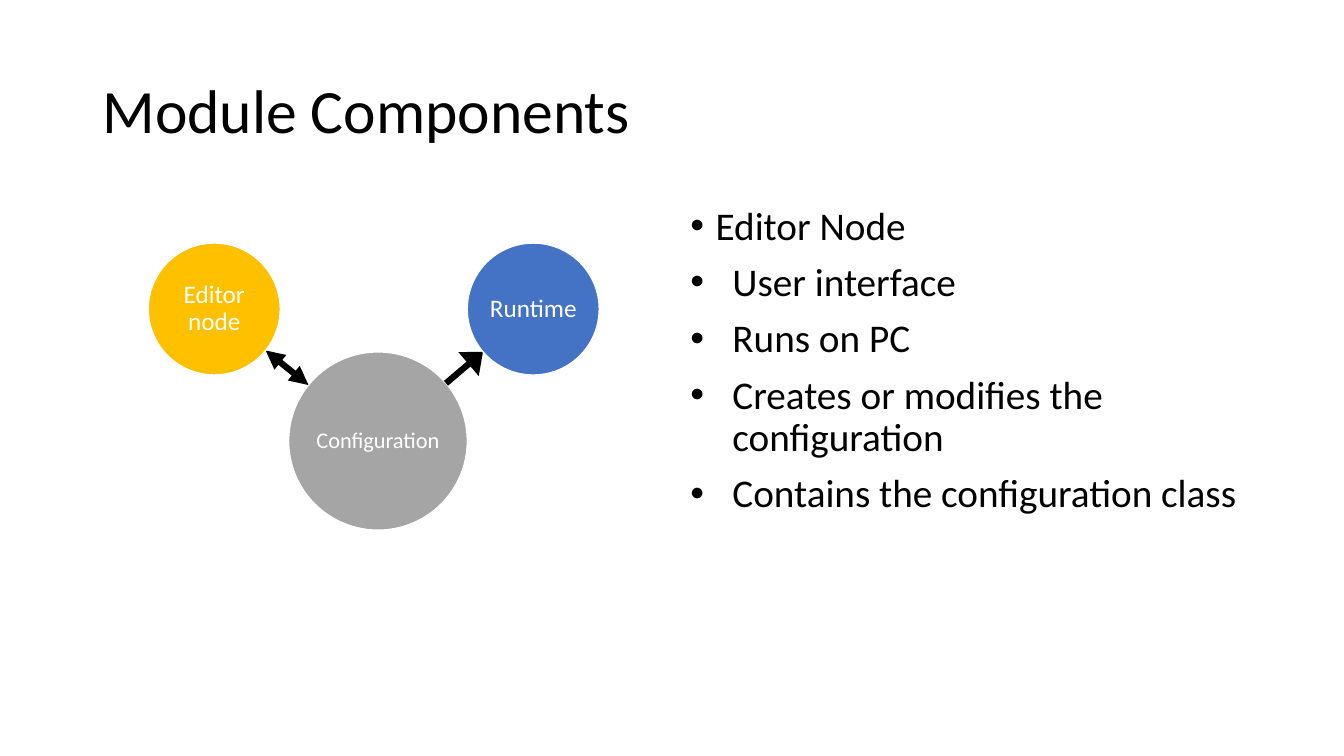
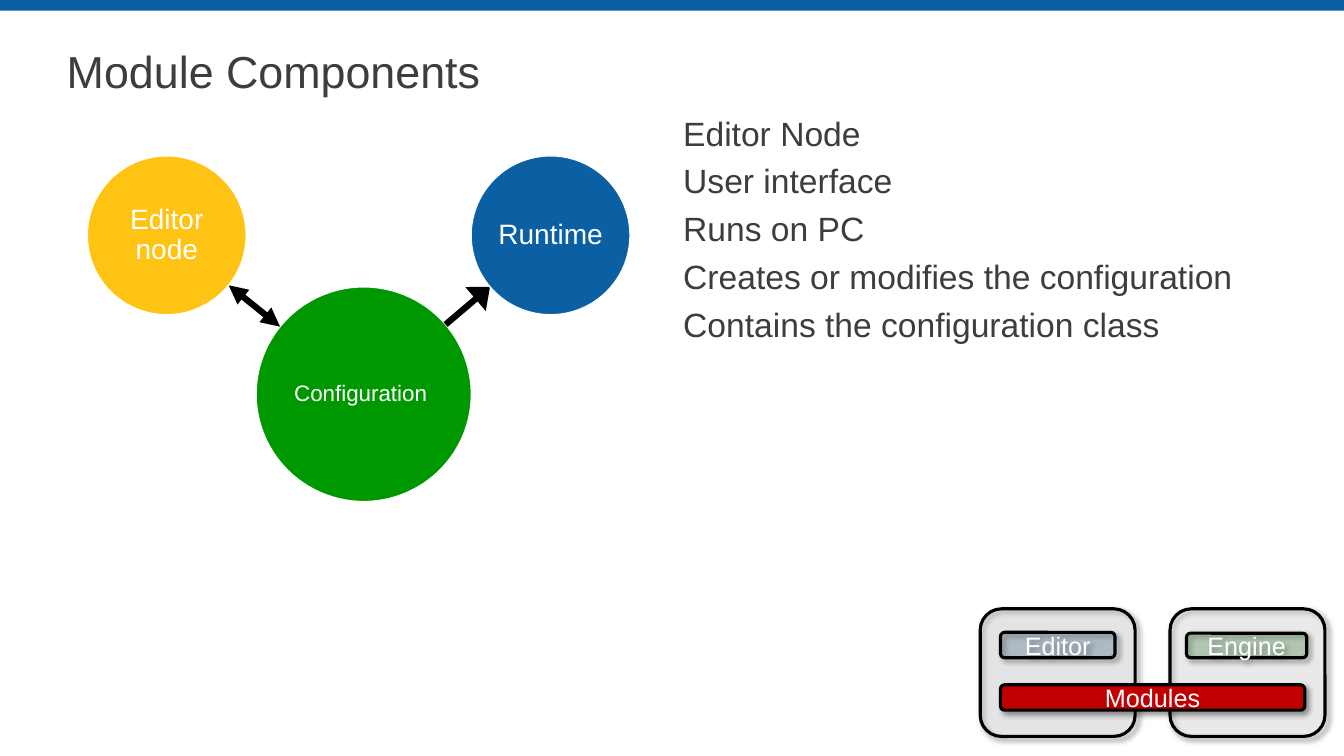
Before and after one commit to LabVIEW-DCAF/Documentation, a slide deck: slide 12 of Trunk/Getting Started Material/DCAF Training/1 Introduction to DCAF.pptx. Drawn at 1344x756 pixels with LibreOffice and Linux fonts; fonts in the diff are those of the drawing; background and template pictures are left out. Boxes give left, top, right and bottom in pixels: in the first picture for what was removed or moved away, otherwise in the second. Text is boxed around its words. In the diff, an @@ line names an element or a change of style, - is before the commit and + after.

```diff
--- a/Trunk/Getting Started Material/DCAF Training/1 Introduction to DCAF.pptx
+++ b/Trunk/Getting Started Material/DCAF Training/1 Introduction to DCAF.pptx
@@ rectangle added at (0, 0, 1344, 11), fill #0A60A3 @@
@@ title "Module Components": place and size @@
-title "Module Components" at (102, 90, 630, 143)
+title "Module Components" at (67, 55, 480, 97)
@@ title "Module Components" at (67, 55, 480, 97): size 44 to 32 pt, font Calibri to Arial, text colour #000000 to #3D3D3D @@
@@ text "Editor Node": place and size @@
-text "Editor Node" at (716, 212, 1236, 514)
+text "Editor Node" at (683, 121, 1232, 344)
@@ text "Editor Node" at (683, 121, 1232, 344): size 28 to 24 pt, font Calibri to Arial, text colour #000000 to #3D3D3D; bullet • to none; line spacing 0.9 to 1; less space between paragraphs @@
@@ ellipse added at (88, 156, 247, 316), fill #FEC313, outline #FFFFFF 1 pt @@
@@ text "Editor node" at (130, 208, 203, 260): size 18 to 20 pt, font Calibri to Arial @@
@@ text "Editor node": place and size @@
-text "Editor node" at (184, 285, 245, 330)
+text "Editor node" at (130, 208, 203, 260)
@@ ellipse: place and size @@
-ellipse at (468, 243, 600, 375)
+ellipse at (471, 156, 630, 316)
@@ ellipse at (471, 156, 630, 316): fill #4472C4 to #0A60A3 @@
@@ text "Runtime": place and size @@
-text "Runtime" at (490, 299, 577, 317)
+text "Runtime" at (498, 223, 602, 245)
@@ text "Runtime" at (498, 223, 602, 245): size 18 to 20 pt, font Calibri to Arial @@
@@ ellipse removed at (148, 243, 280, 375) @@
@@ freeform shape: place and size @@
-freeform shape at (265, 349, 311, 388)
+freeform shape at (228, 283, 283, 329)
@@ ellipse: place and size @@
-ellipse at (288, 352, 467, 530)
+ellipse at (256, 287, 472, 502)
@@ ellipse at (256, 287, 472, 502): fill #A5A5A5 to #009800 @@
@@ freeform shape: place and size @@
-freeform shape at (445, 350, 485, 385)
+freeform shape at (444, 285, 492, 327)
@@ text "Configuration": place and size @@
-text "Configuration" at (316, 433, 439, 452)
+text "Configuration" at (294, 384, 427, 406)
@@ text "Configuration" at (294, 384, 427, 406): font Calibri to Arial @@
@@ rounded rectangle added at (980, 609, 1135, 737), fill #BFBFBF at 18% opacity, outline #000000 2.25 pt @@
@@ rounded rectangle added at (1171, 609, 1326, 737), fill #D9D9D9 at 18% opacity, outline #000000 2.25 pt @@
@@ rounded rectangle added at (1001, 632, 1116, 657), fill #08487A at 18% opacity, outline #000000 2.25 pt, 18 pt, text #FFFFFF @@
+Editor
@@ rounded rectangle added at (1187, 633, 1307, 657), fill #007200 at 18% opacity, outline #000000 2.25 pt, 18 pt, text #FFFFFF @@
+Engine
@@ rounded rectangle added at (1001, 685, 1306, 710), fill #C00000, outline #000000 2.25 pt, 18 pt, text #FFFFFF @@
+Modules
```
Also in this commit, not shown: 27 other slides changed, 1 slide removed, 2 other files.
